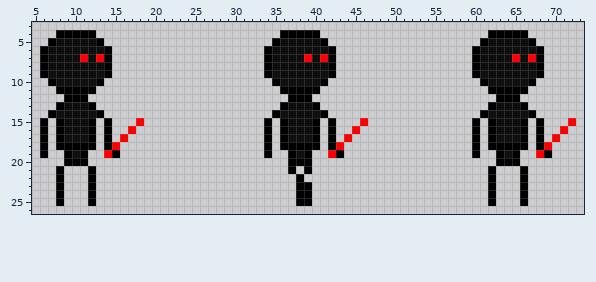
Two versions of one sprite sheet, Assets/Sprites/MicroMurderAssets/PlayerAssets/NewWalk.png. The picture above is the old version.
The file is 80x30 pixels. Colours within 5 levels of each other are drawn and written as one. Shown: x 5..73, y 3..26.
And afterwards:
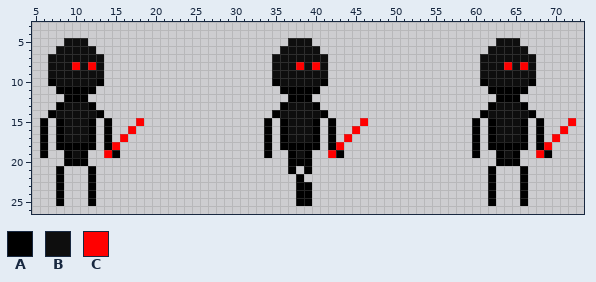
Palette (. is transparent): A #000000  B #0e0e0e  C #ff0000
The exact change:
@@ x 5..73 @@
  3 .....................................................................
- 4 ...AAAAA.......................AAAAA.....................AAAAA.......
- 5 ..ABBBBBA.....................ABBBBBA...................ABBBBBA......
- 6 .ABBBBBBBA...................ABBBBBBBA.................ABBBBBBBA.....
- 7 .ABBBBCBCA...................ABBBBCBCA.................ABBBBCBCA.....
- 8 .ABBBBBBBA...................ABBBBBBBA.................ABBBBBBBA.....
- 9 .ABBBBBBBA...................ABBBBBBBA.................ABBBBBBBA.....
+ 4 .....................................................................
+ 5 ....BBB.........................BBB.......................BBB........
+ 6 ...BBBBB.......................BBBBB.....................BBBBB.......
+ 7 ..BBBBBBB.....................BBBBBBB...................BBBBBBB......
+ 8 ..BBBCBCB.....................BBBCBCB...................BBBCBCB......
+ 9 ..BBBBBBB.....................BBBBBBB...................BBBBBBB......
 10 ..ABBBBBA.....................ABBBBBA...................ABBBBBA......
